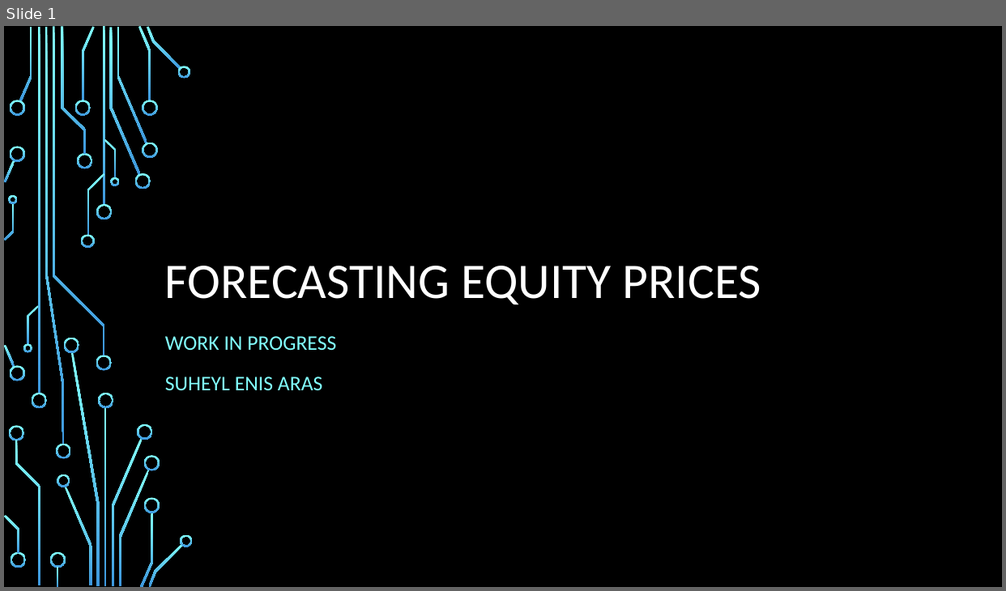
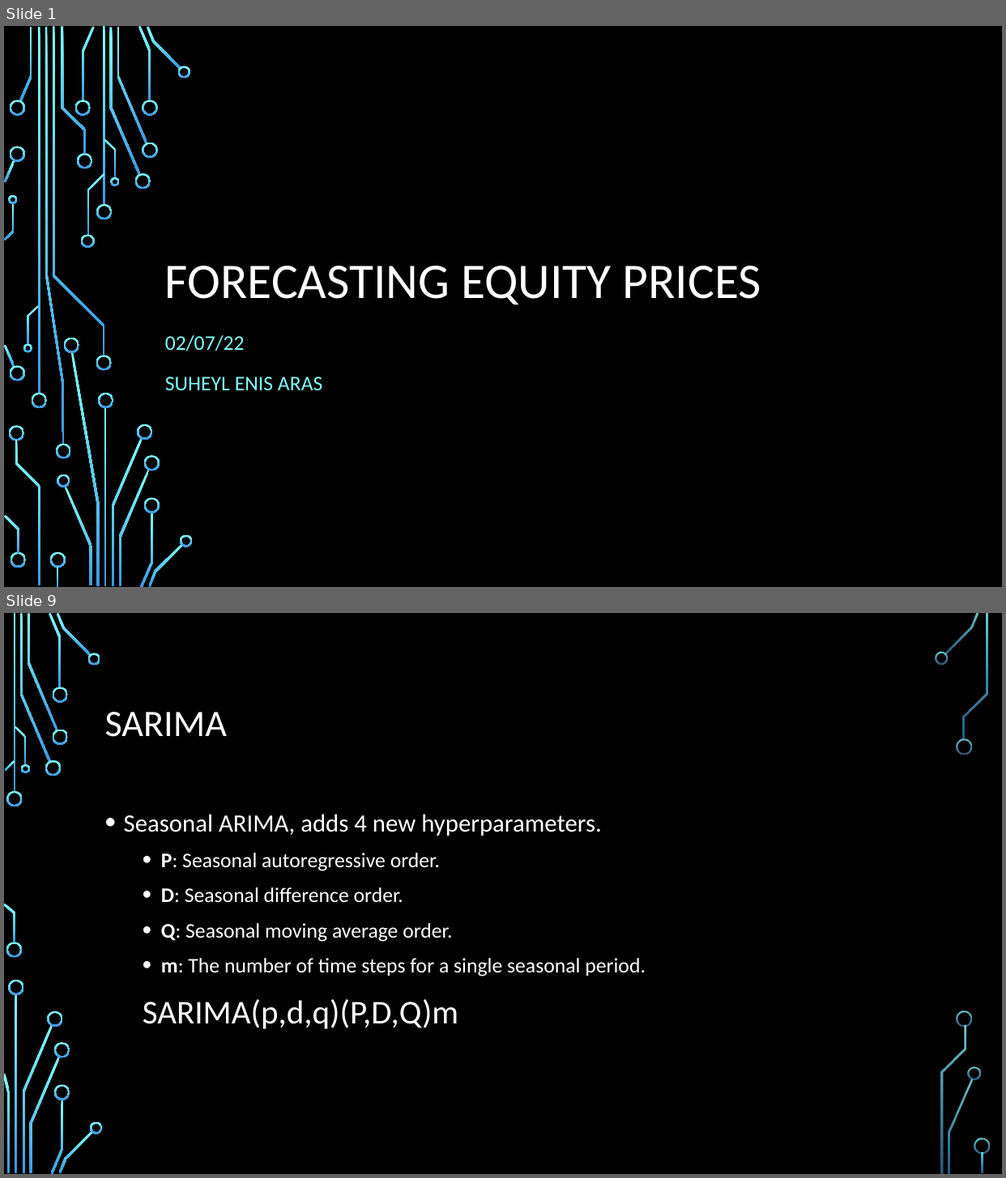
Before and after one commit to enisaras/RLOnEquities-Research, a slide deck: presentations/Week2_forecasting.pptx. Shown one above the other, each under a label of ours: slide 1 before the commit, slides 1 and 9 after it; the slides between them are not shown. The pictures are 1006x591 and 1006x1178 pixels, drawn with LibreOffice and Linux fonts; fonts in the diff are those of the drawing; background and template pictures are left out. Boxes give left, top, right and bottom in pixels: in the first picture for what was removed or moved away, otherwise in the second. Text is boxed around its words. In the diff, an @@ line names an element or a change of style, - is before the commit and + after.

```diff
--- a/presentations/Week2_forecasting.pptx
+++ b/presentations/Week2_forecasting.pptx
@@ slide 9 added at (x1=4, y1=613, x2=1002, y2=1174), background picture (left out) @@
@@ title added at (x1=105, y1=712, x2=227, y2=737), 36 pt, text #FFFFFF @@
+SARIMA
@@ text added at (x1=124, y1=814, x2=646, y2=1029), 20 pt, text #FFFFFF @@
+• Seasonal ARIMA, adds 4 new hyperparameters.
+  • P: Seasonal autoregressive order.
+  • D: Seasonal difference order.
+  • Q: Seasonal moving average order.
+  • m: The number of time steps for a single seasonal period.
+  SARIMA(p,d,q)(P,D,Q)m
@@ rectangle added at (x1=253, y1=927, x2=267, y2=927), fill #BCBCBC @@
@@ group added at (x1=4, y1=613, x2=990, y2=1174): 33 freeform shapes, 3 rectangles @@
@@ slide 1 changed as well @@
@@ subtitle at (x1=165, y1=335, x2=245, y2=351): text changed @@
-WORK IN PROGRESS
+02/07/22
```
Also in this commit, not shown: 10 other slides added, 8 other files.
